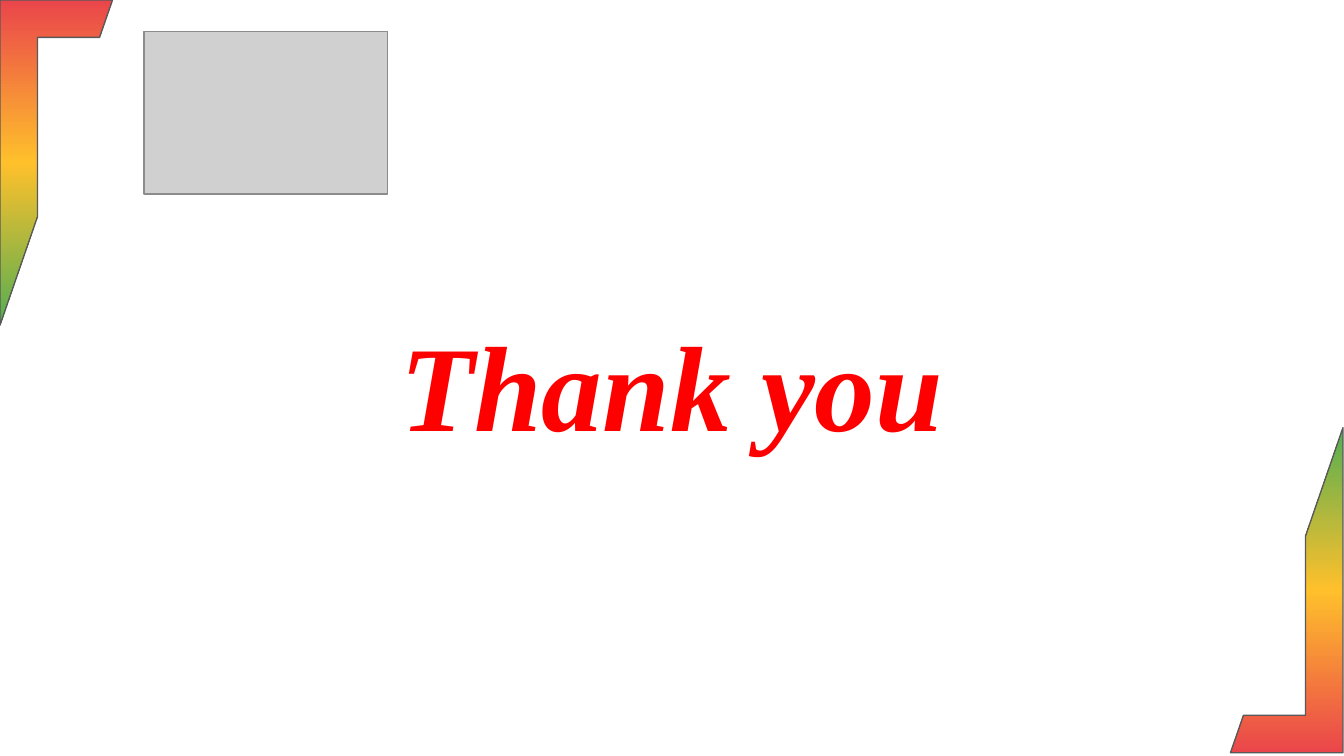
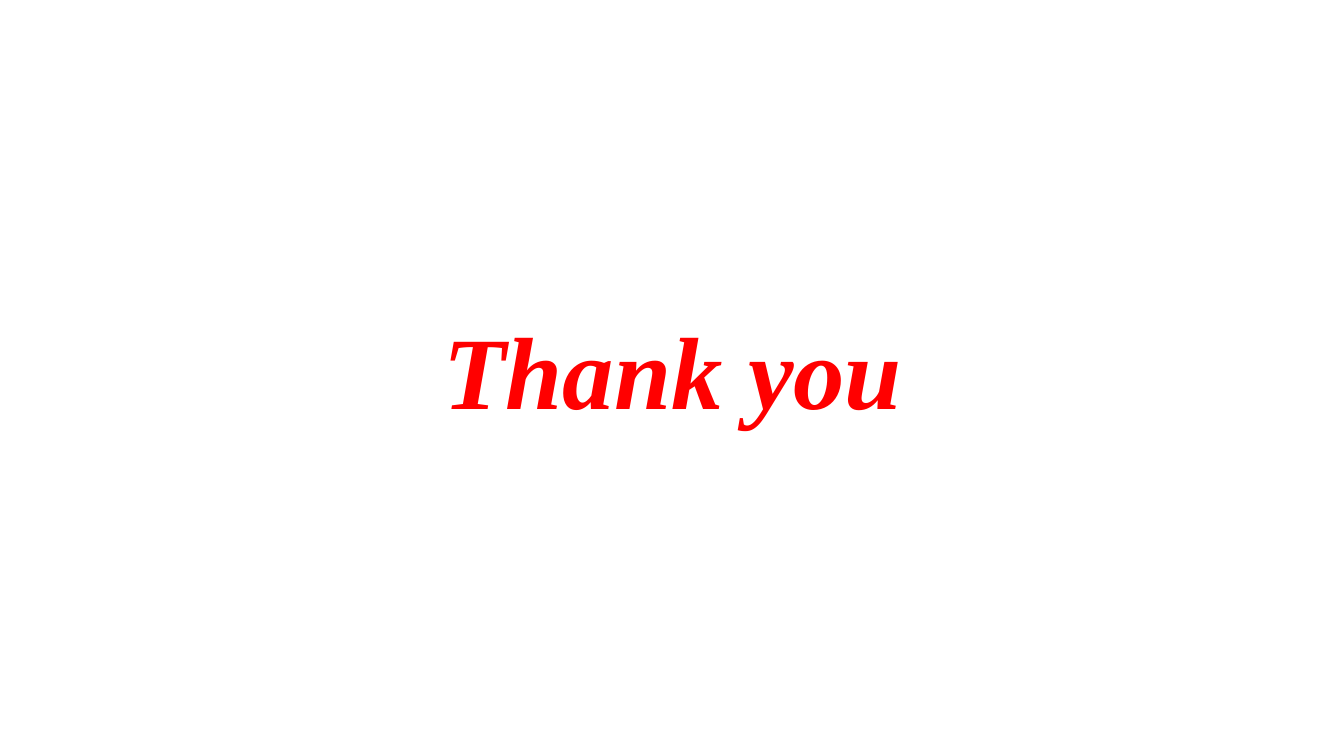
Before and after one commit to Harisudhan23/HR-automation-UI, a slide deck: slide 10 of media/Final_Anniversary_Presentation.pptx (slide 12 before the commit). Drawn at 1344x756 pixels with LibreOffice and Linux fonts; fonts in the diff are those of the drawing; grey boxes stand for pictures; background and template pictures are left out. Boxes give left, top, right and bottom in pixels: in the first picture for what was removed or moved away, otherwise in the second. Text is boxed around its words. In the diff, an @@ line names an element or a change of style, - is before the commit and + after.

```diff
--- a/media/Final_Anniversary_Presentation.pptx
+++ b/media/Final_Anniversary_Presentation.pptx
@@ half frame removed at [0, 0, 113, 325] @@
@@ picture removed at [144, 31, 388, 194] @@
@@ text "Thank you": place and size @@
-text "Thank you" at [400, 346, 943, 453]
+text "Thank you" at [443, 337, 902, 429]
@@ text "Thank you" at [443, 337, 902, 429]: size 65 to 55 pt; alignment centre to left @@
@@ half frame removed at [1231, 427, 1344, 753] @@
```
Also in this commit, not shown: 8 other slides changed, 1 slide added, 3 slides removed, 4 other files.
